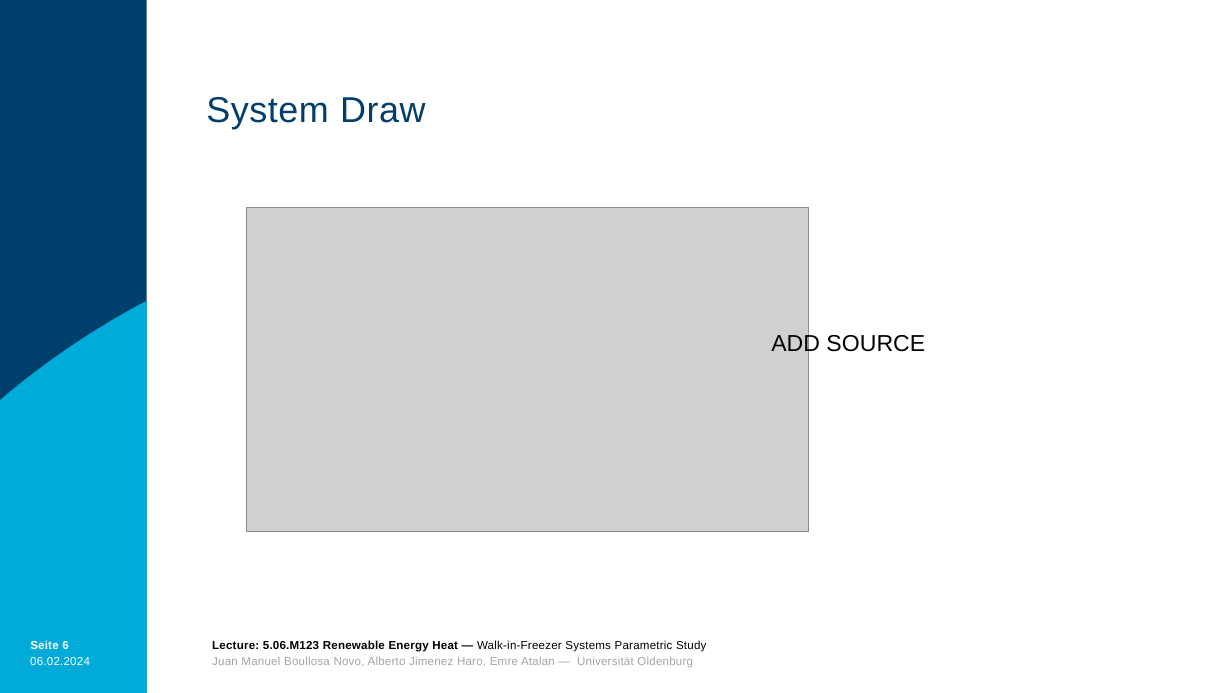
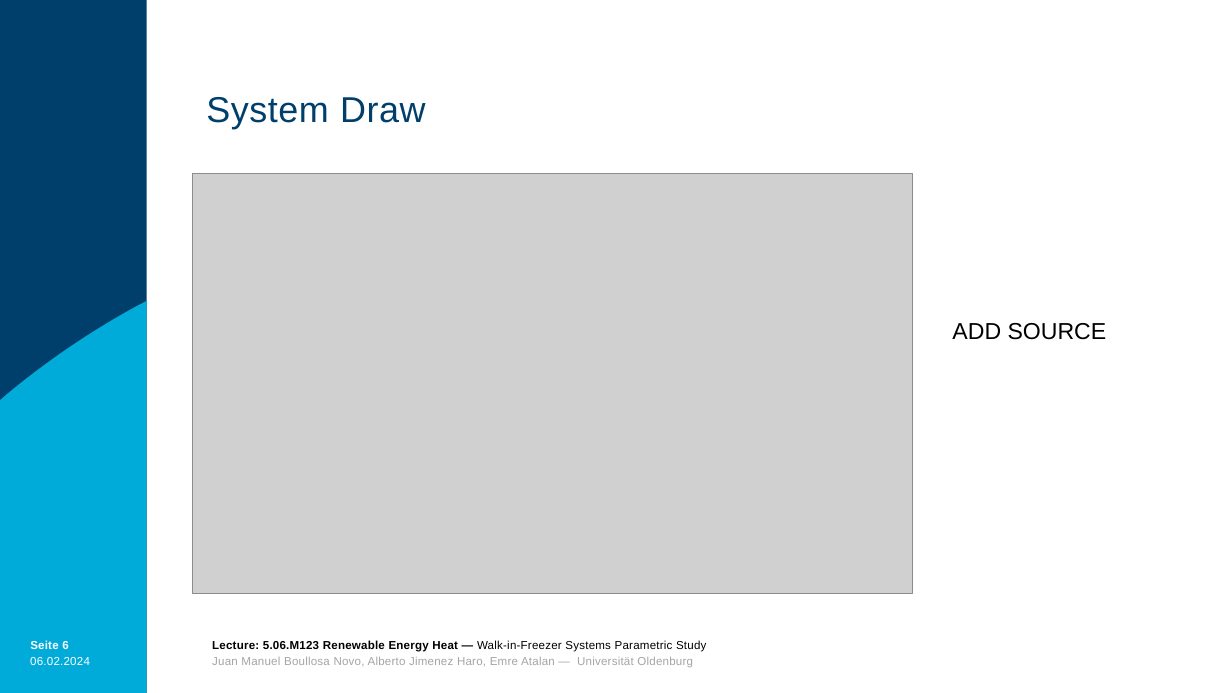
Before and after one commit to boujuan/Renewable_Energy_Heat, a slide deck: slide 6 of REH_Presentation.pptm. Drawn at 1232x693 pixels with LibreOffice and Linux fonts; fonts in the diff are those of the drawing; grey boxes stand for pictures; background and template pictures are left out. Boxes give left, top, right and bottom in pixels: in the first picture for what was removed or moved away, otherwise in the second. Text is boxed around its words. In the diff, an @@ line names an element or a change of style, - is before the commit and + after.

```diff
--- a/REH_Presentation.pptm
+++ b/REH_Presentation.pptm
@@ picture: place and size @@
-picture at [247, 208, 809, 531]
+picture at [192, 174, 912, 594]
@@ text "ADD SOURCE" rewrapped from [771, 332, 925, 356] to [952, 323, 1107, 340] @@
```
Also in this commit, not shown: 9 other slides changed, 6 other files.
